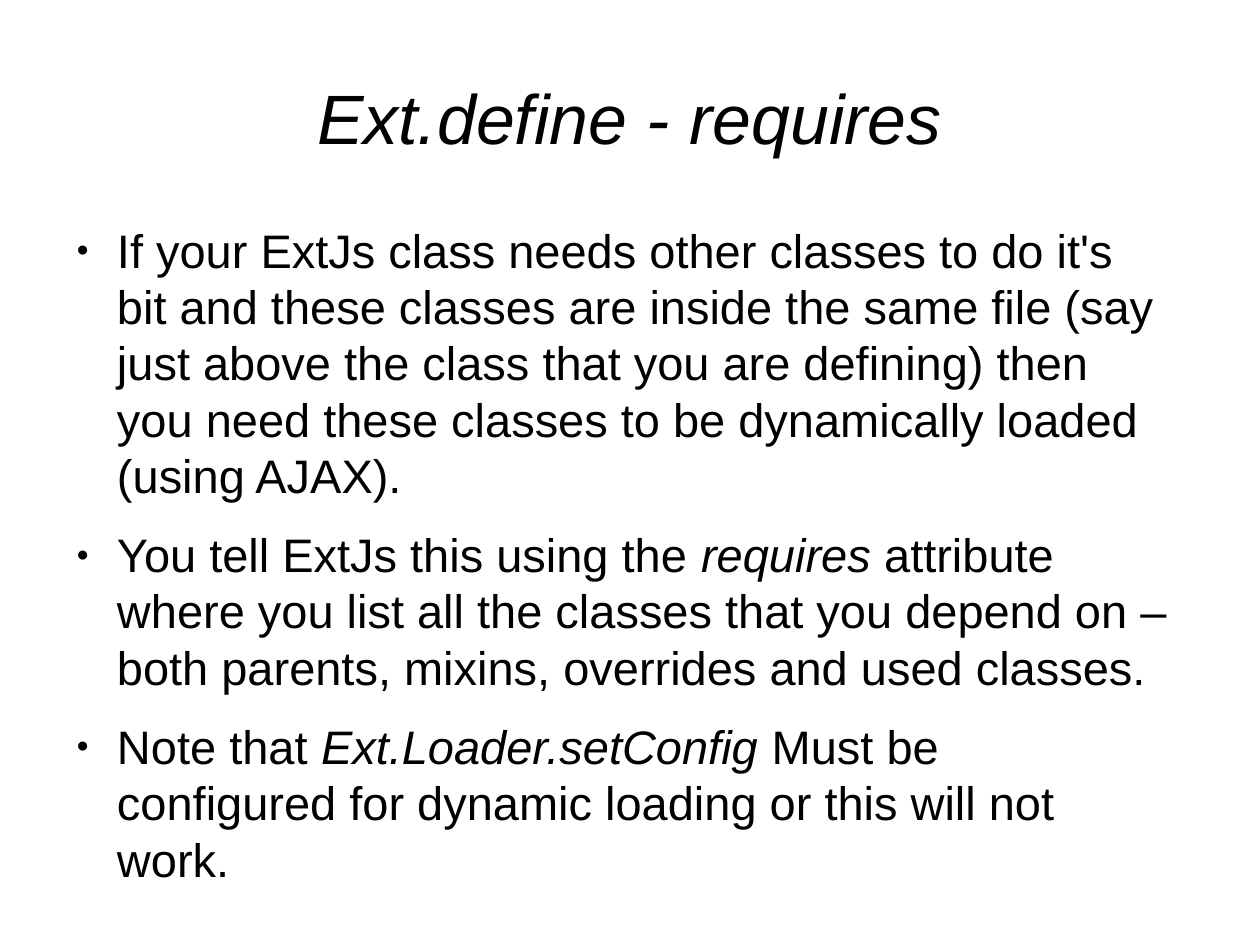
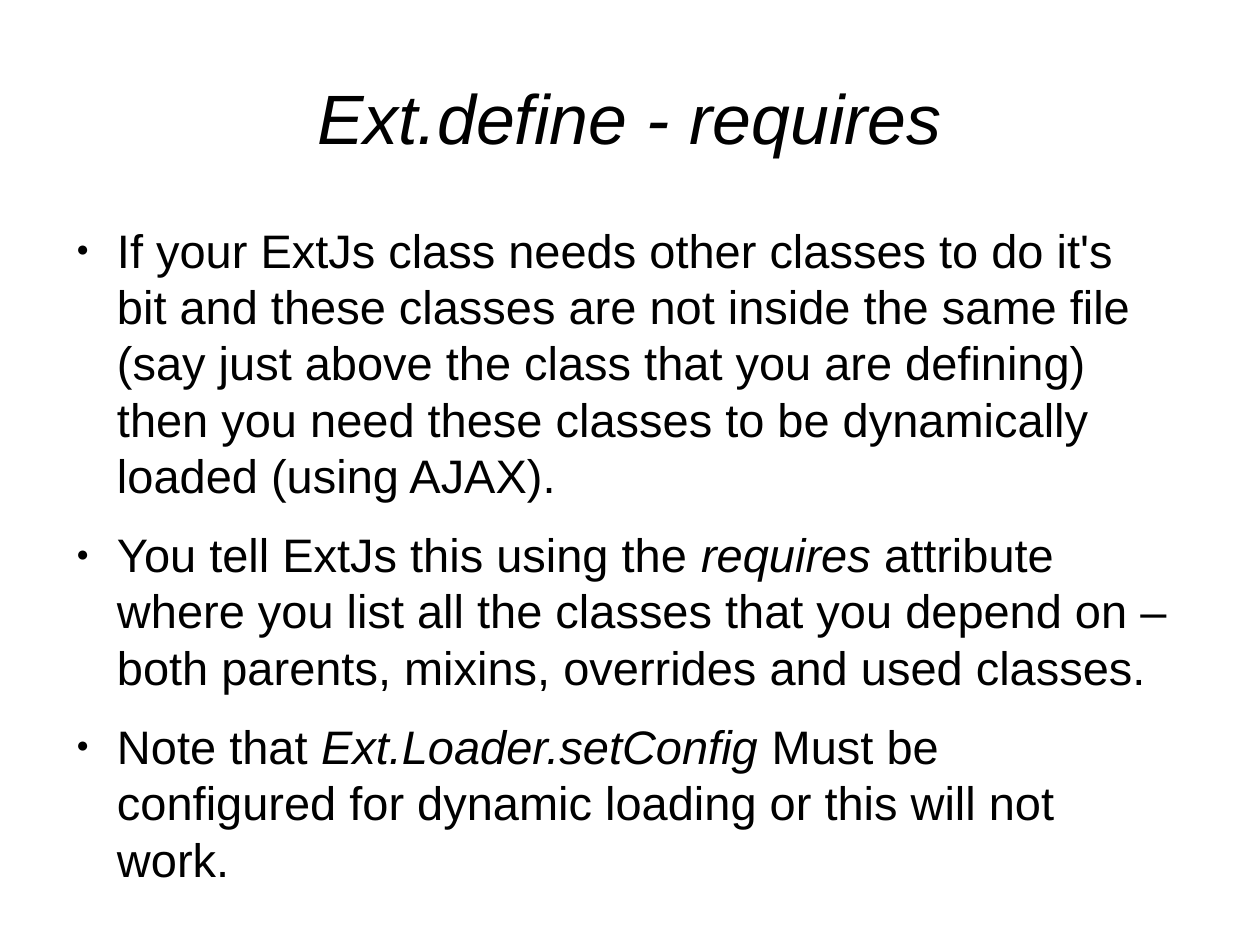
Before and after one commit to veltzer/demos, a slide deck: slide 19 of javascript/extjs/doc/extjs_oo.odp. Drawn at 1260x945 pixels with LibreOffice and Linux fonts; fonts in the diff are those of the drawing. Boxes give left, top, right and bottom in pixels: in the first picture for what was removed or moved away, otherwise in the second. Text is boxed around its words. In the diff, an @@ line names an element or a change of style, - is before the commit and + after.

```diff
--- a/javascript/extjs/doc/extjs_oo.odp
+++ b/javascript/extjs/doc/extjs_oo.odp
@@ text at (117,234,1130,502): text changed @@
-● If your ExtJs class needs other classes to do it's bit and these classes are inside the same file (say just above the class that you are defining) then you need these classes to be dynamically loaded (using AJAX).
+● If your ExtJs class needs other classes to do it's bit and these classes are not inside the same file (say just above the class that you are defining) then you need these classes to be dynamically loaded (using AJAX).
```
Also in this commit, not shown: 2 other slides changed, 6 other files.
